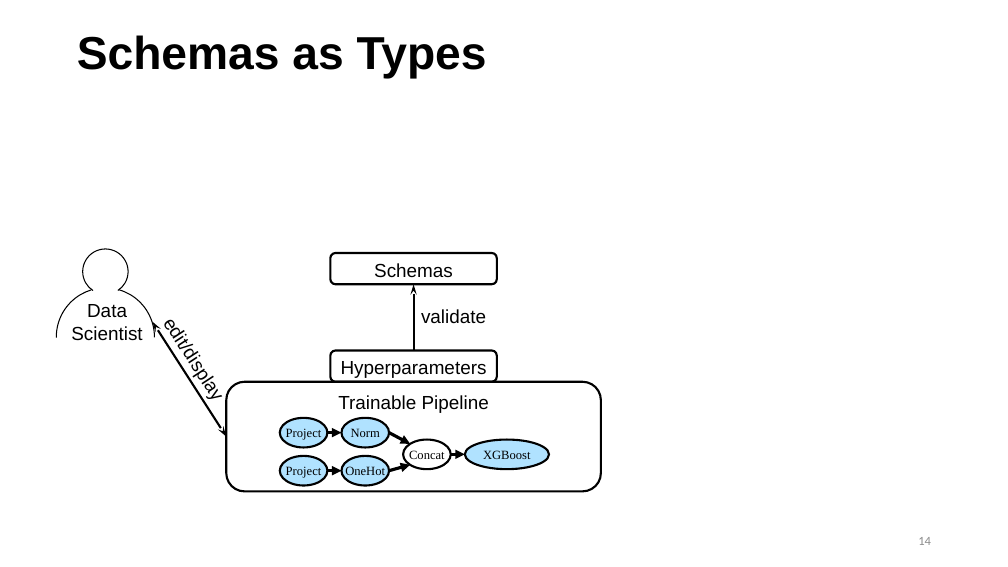
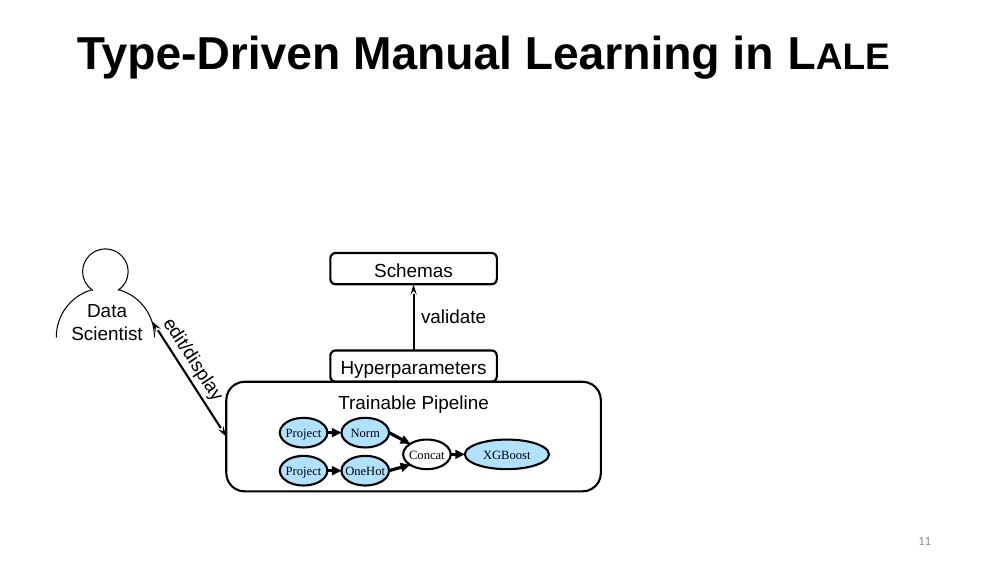
Before and after one commit to IBM/lale, a slide deck: slide 11 of talks/2019-1105-lale.pptx (slide 14 before the commit). Drawn at 1008x567 pixels with LibreOffice and Linux fonts; fonts in the diff are those of the drawing. Boxes give left, top, right and bottom in pixels: in the first picture for what was removed or moved away, otherwise in the second. Text is boxed around its words. In the diff, an @@ line names an element or a change of style, - is before the commit and + after.

```diff
--- a/talks/2019-1105-lale.pptx
+++ b/talks/2019-1105-lale.pptx
@@ title at (77,35,773,79): text changed @@
-Schemas as Types
+Type-Driven Manual Learning in Lale
@@ page number at (918,537,931,545): text changed @@
-14
+11
```
Also in this commit, not shown: 7 other slides changed, 1 slide added, 2 other files.
